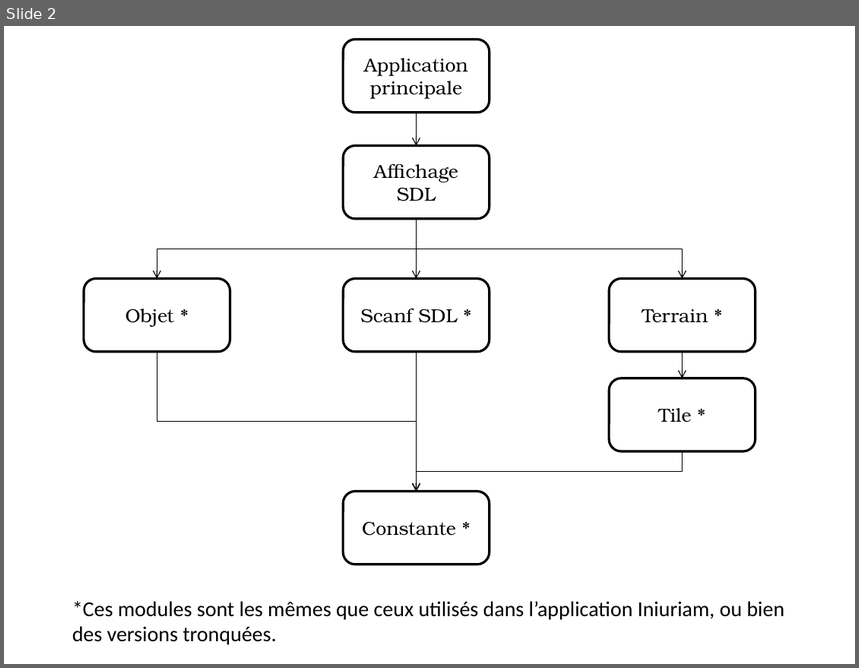
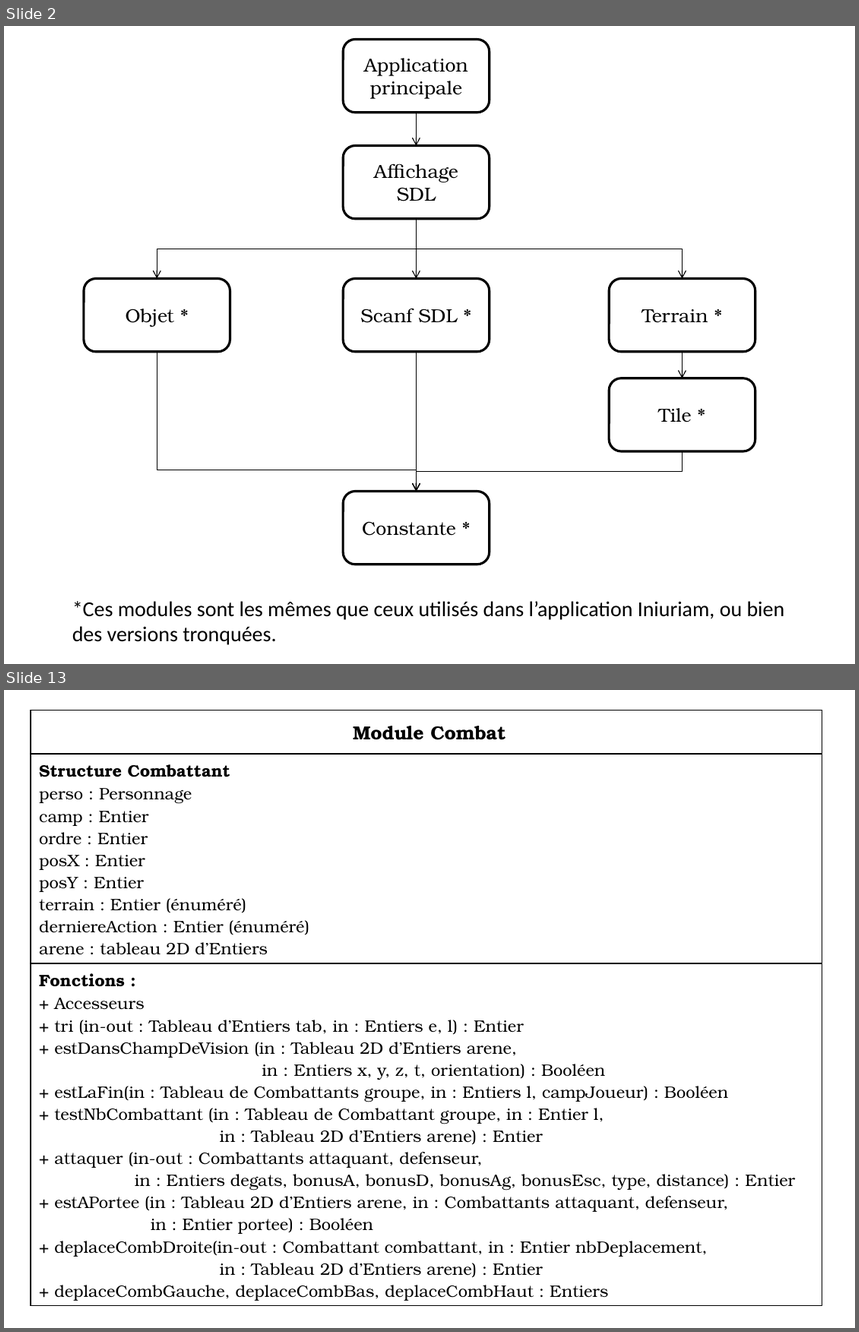
Before and after one commit to Rometach/iniuriam, a slide deck: Modules.pptx. Shown one above the other, each under a label of ours: slide 2 before the commit, slides 2 and 13 after it; the slides between them are not shown. The pictures are 859x668 and 859x1332 pixels, drawn with LibreOffice and Linux fonts; fonts in the diff are those of the drawing. Boxes give left, top, right and bottom in pixels: in the first picture for what was removed or moved away, otherwise in the second. Text is boxed around its words. In the diff, an @@ line names an element or a change of style, - is before the commit and + after.

Commit message:
Le diagramme des Modules !

```diff
--- a/Modules.pptx
+++ b/Modules.pptx
@@ slide 13 added at box(4, 690, 855, 1328), background #FFFFFF @@
@@ table added at box(31, 710, 822, 1304), 3 rows, 1 columns @@
+Module Combat
+Structure Combattant / perso : Personnage / camp : Entier / ordre : Entier / posX : Entier / posY : Entier / terrain : Entier (énuméré) / derniereAction : Entier (énuméré) / arene : tableau 2D d’Entiers
+Fonctions : / + Accesseurs / + tri (in-out : Tableau d’Entiers tab, in : Entiers e, l) : Entier / + estDansChampDeVision (in : Tableau 2D d’Entiers arene, / in : Entiers x, y, z, t, orientation) : Booléen / + estLaFin(in : Tableau de Combattants groupe, in : Entiers l, campJoueur) : Booléen / + testNbCombattant (in : Tableau de Combattant groupe, in : Entier l, / in : Tableau 2D d’Entiers arene) : Entier / + attaquer (in-out : Combattants attaquant, defenseur, / in : Entiers degats, bonusA, bonusD, bonusAg, bonusEsc, type, distance) : Entier / + estAPortee (in : Tableau 2D d’Entiers arene, in : Combattants attaquant, defenseur, / in : Entier portee) : Booléen / + deplaceCombDroite(in-out : Combattant combattant, in : Entier nbDeplacement, / in : Tableau 2D d’Entiers arene) : Entier / + deplaceCombGauche, deplaceCombBas, deplaceCombHaut : Entiers
@@ slide 2 changed as well @@
@@ elbow arrow (158, 352) - (416, 492): route changed @@
```
Also in this commit, not shown: 2 other slides changed, 17 other slides added.
